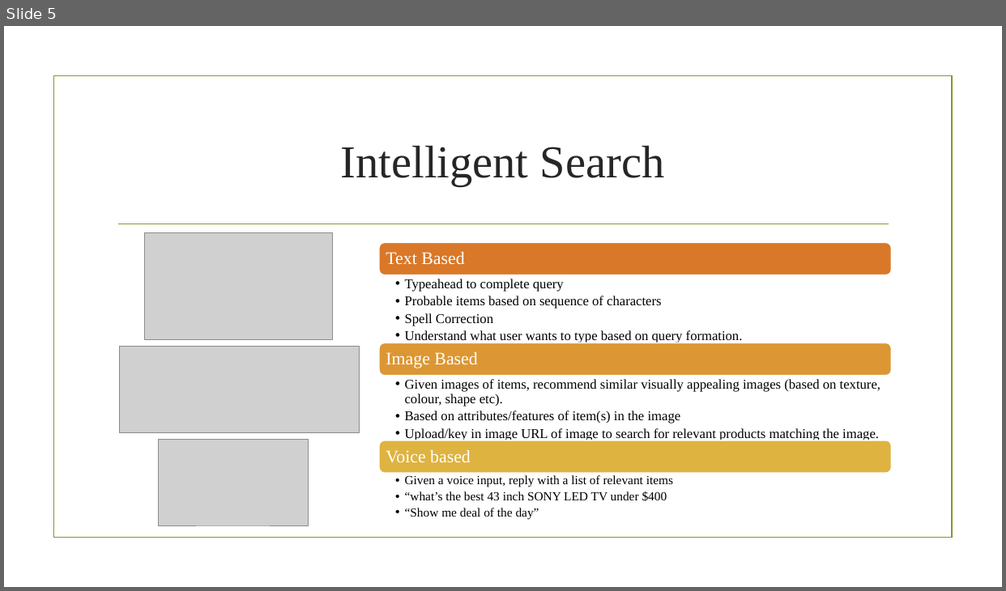
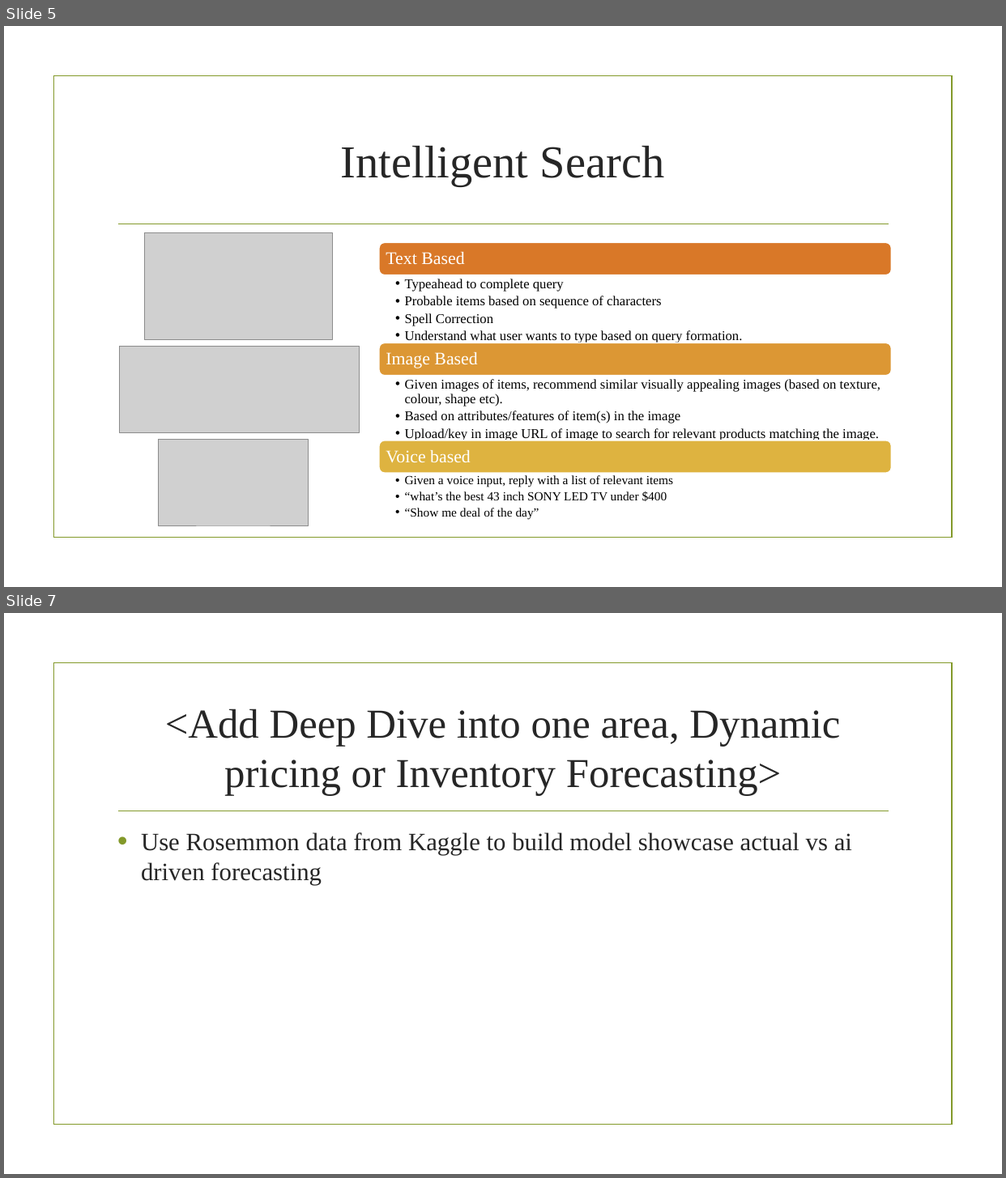
Before and after one commit to nitindatta/fuzze, a slide deck: cognitive-ecommercev0.1.pptx. Shown one above the other, each under a label of ours: slide 5 before the commit, slides 5 and 7 after it; the slides between them are not shown. The pictures are 1006x591 and 1006x1178 pixels, drawn with LibreOffice and Linux fonts; fonts in the diff are those of the drawing; grey boxes stand for pictures; background and template pictures are left out. Boxes give left, top, right and bottom in pixels: in the first picture for what was removed or moved away, otherwise in the second. Text is boxed around its words. In the diff, an @@ line names an element or a change of style, - is before the commit and + after.

```diff
--- a/cognitive-ecommercev0.1.pptx
+++ b/cognitive-ecommercev0.1.pptx
@@ slide 7 added at (x1=4, y1=613, x2=1002, y2=1174), background picture (left out); not listed: 2 template elements that a slide beside it also shows @@
@@ title added at (x1=165, y1=709, x2=840, y2=796), 39.6 pt, text #262626 @@
+<Add Deep Dive into one area, Dynamic pricing or Inventory Forecasting>
@@ text added at (x1=141, y1=833, x2=852, y2=885), 24 pt, text #262626 @@
+• Use Rosemmon data from Kaggle to build model showcase actual vs ai driven forecasting
```
Also in this commit, not shown: 1 slide changed, 2 other slides added.
